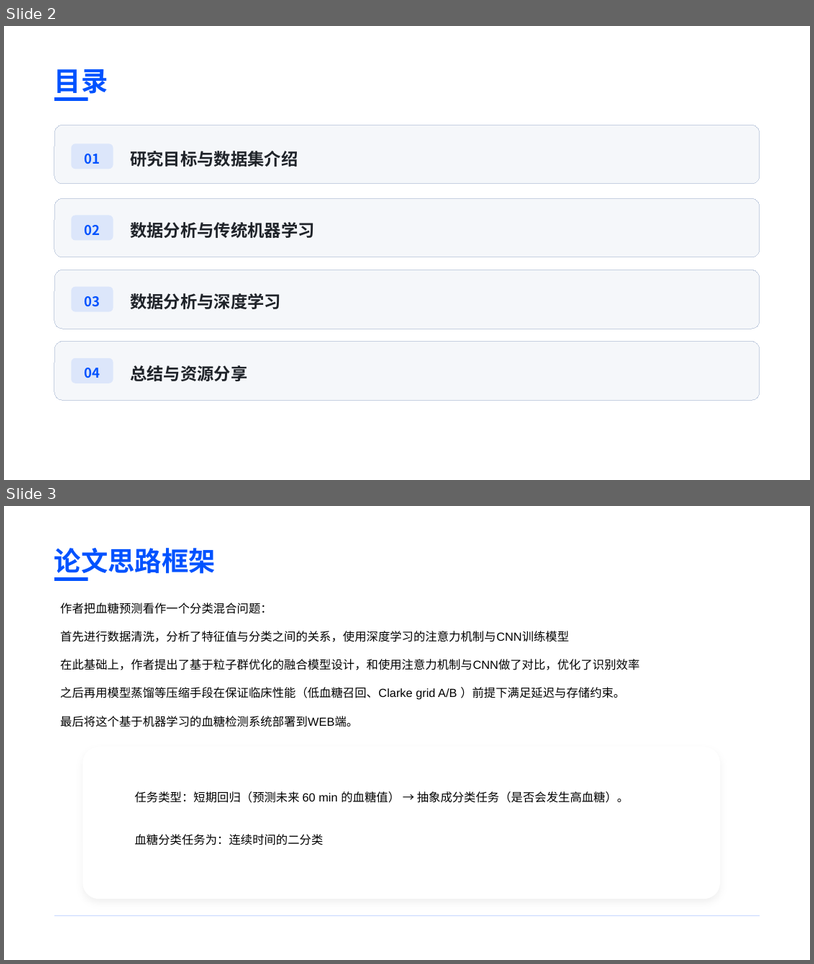
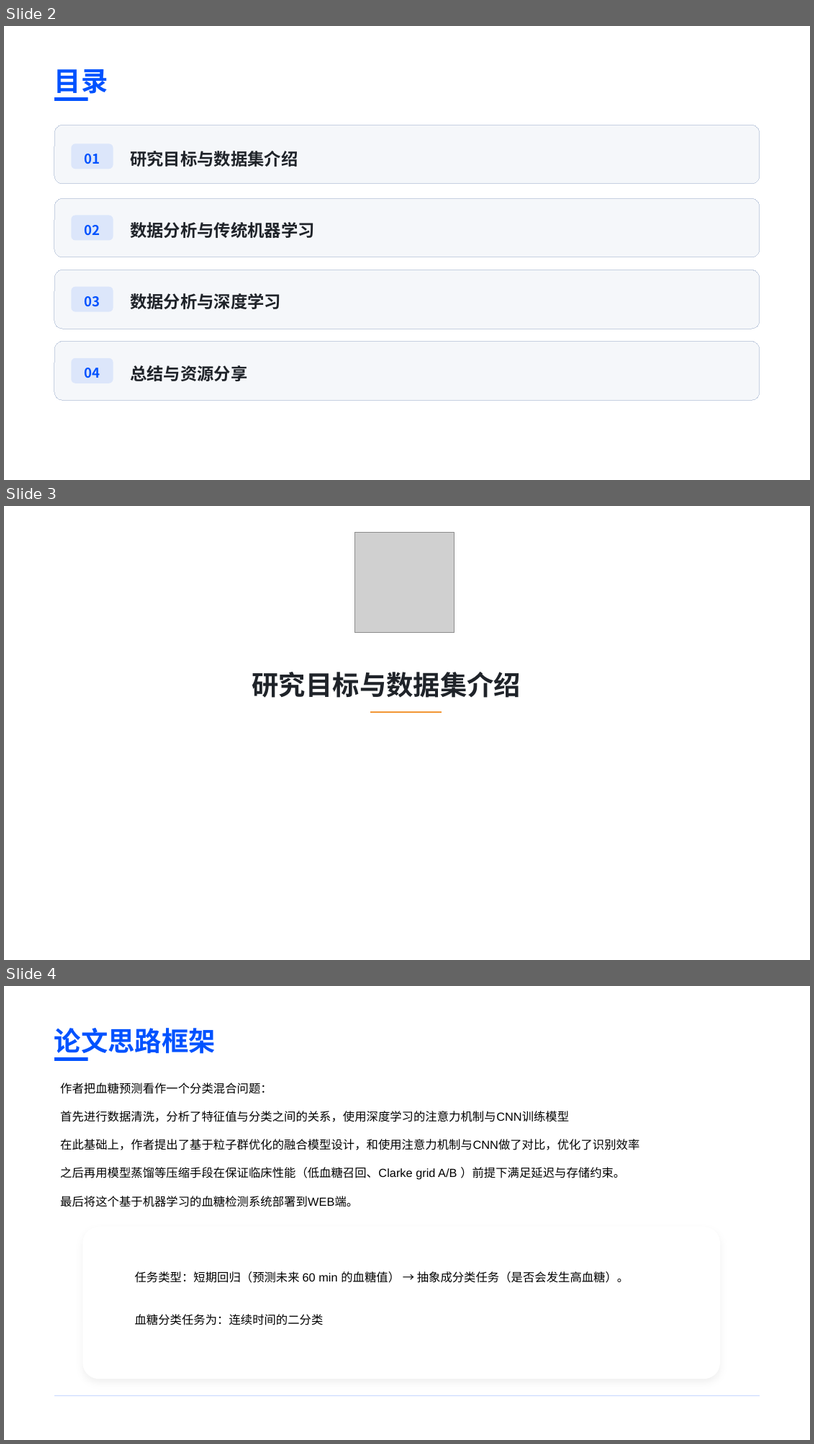
Before and after one commit to BaiRong-NUC/DiabetesAnalyzes, a slide deck: 多元统计与模式识别课程汇报.pptx. Shown one above the other, each under a label of ours: slides 2 and 3 before the commit, slides 2, 3 and 4 after it. The pictures are 814x964 and 814x1444 pixels, drawn with LibreOffice and Linux fonts; fonts in the diff are those of the drawing; grey boxes stand for pictures; background and template pictures are left out. Boxes give left, top, right and bottom in pixels: in the first picture for what was removed or moved away, otherwise in the second. Text is boxed around its words. In the diff, an @@ line names an element or a change of style, - is before the commit and + after.

```diff
--- a/多元统计与模式识别课程汇报.pptx
+++ b/多元统计与模式识别课程汇报.pptx
@@ slide 3 added at [4,506,810,960], background picture (left out) @@
@@ picture added at [355,533,455,633] @@
@@ text added at [252,672,521,698], 32 pt, text #1F2329, bold @@
+研究目标与数据集介绍
@@ line added from (370, 713) to (442, 713), #F29635 2.25 pt @@
@@ what was slide 3 is now slide 4 @@
```
Also in this commit, not shown: 3 other slides added, 1 other file.
